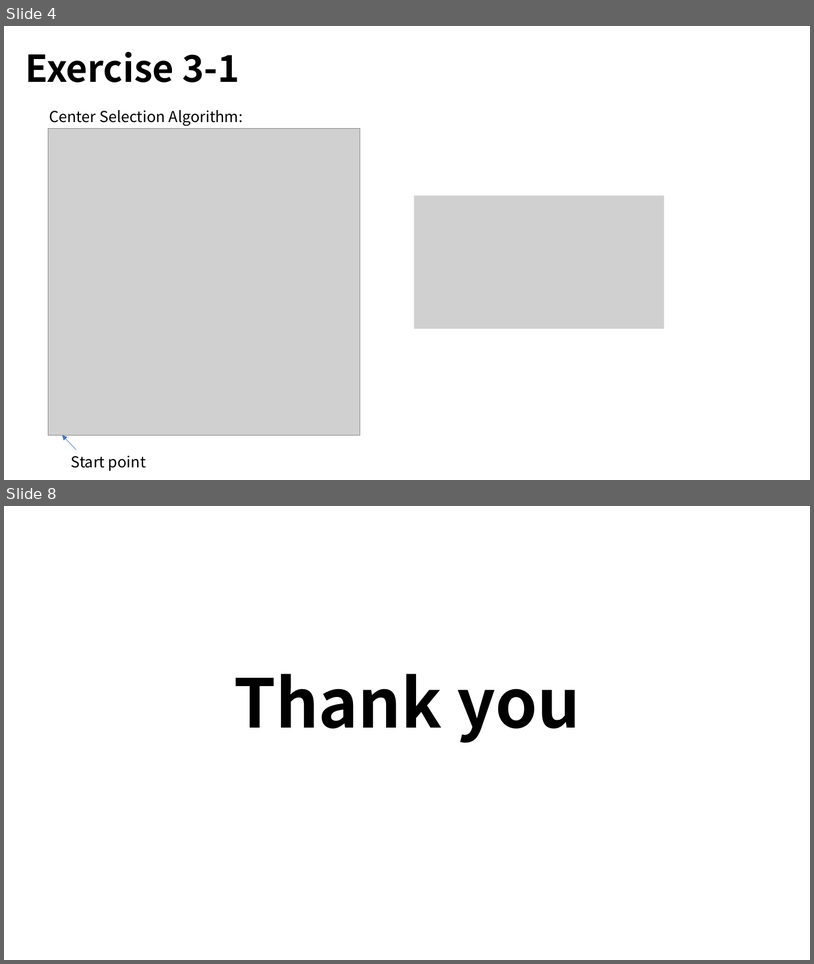
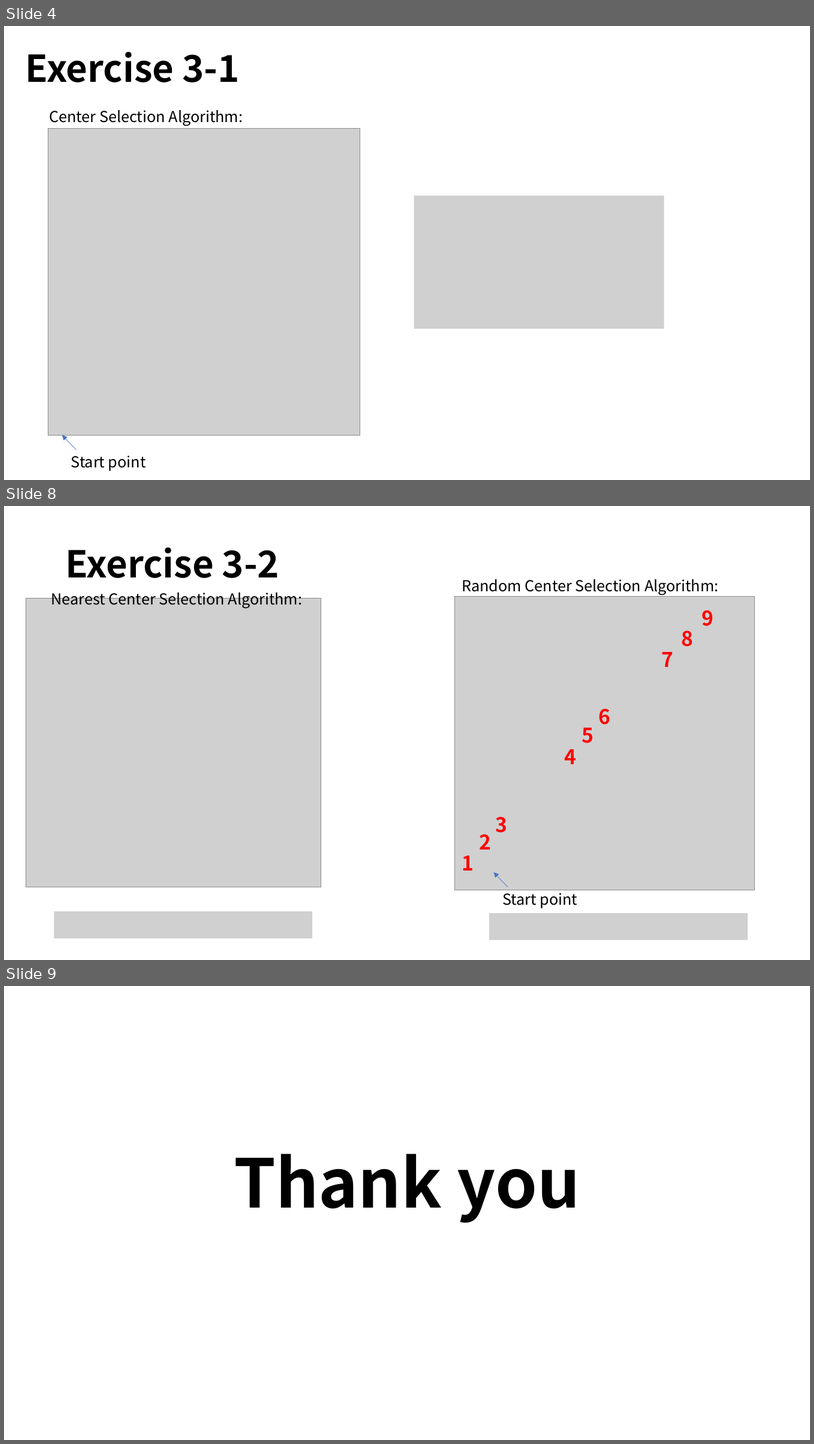
Before and after one commit to lyxocs/Advanced_algorithms, a slide deck: homework/HW4/Homework4_12032189_LiuYuxi.pptx. Shown one above the other, each under a label of ours: slides 4 and 8 before the commit, slides 4, 8 and 9 after it; the slides between them are not shown. The pictures are 814x964 and 814x1444 pixels, drawn with LibreOffice and Linux fonts; fonts in the diff are those of the drawing; grey boxes stand for pictures. Boxes give left, top, right and bottom in pixels: in the first picture for what was removed or moved away, otherwise in the second. Text is boxed around its words. In the diff, an @@ line names an element or a change of style, - is before the commit and + after.

```diff
--- a/homework/HW4/Homework4_12032189_LiuYuxi.pptx
+++ b/homework/HW4/Homework4_12032189_LiuYuxi.pptx
@@ slide 8 added at [4,506,810,960], background #FFFFFF @@
@@ title added at [65,547,279,578], 44 pt, text #000000, bold @@
+Exercise 3-2
@@ text added at [51,589,302,608], 18 pt, text #000000 @@
+Nearest Center Selection Algorithm:
@@ text added at [462,579,719,595], 18 pt, text #000000 @@
+Random Center Selection Algorithm:
@@ picture added at [26,598,321,886] @@
@@ picture added at [455,597,755,890] @@
@@ text added at [702,610,714,626], 24 pt, text #FF0000, bold @@
+9
@@ text added at [682,630,694,646], 24 pt, text #FF0000, bold @@
+8
@@ text added at [662,652,674,667], 24 pt, text #FF0000, bold @@
+7
@@ text added at [599,708,611,724], 24 pt, text #FF0000, bold @@
+6
@@ text added at [582,727,594,743], 24 pt, text #FF0000, bold @@
+5
@@ text added at [565,749,577,764], 24 pt, text #FF0000, bold @@
+4
@@ text added at [495,816,507,832], 24 pt, text #FF0000, bold @@
+3
@@ text added at [479,834,491,849], 24 pt, text #FF0000, bold @@
+2
@@ text added at [462,855,474,870], 24 pt, text #FF0000, bold @@
+1
@@ arrow added from (508, 886) to (494, 872), #4472C4 0.5 pt @@
@@ text added at [503,889,578,908], 18 pt, text #000000 @@
+Start point
@@ picture added at [54,912,313,939] @@
@@ picture added at [490,913,749,940] @@
@@ what was slide 8 is now slide 9 @@
```
Also in this commit, not shown: 2 slides changed, 2 other files.
